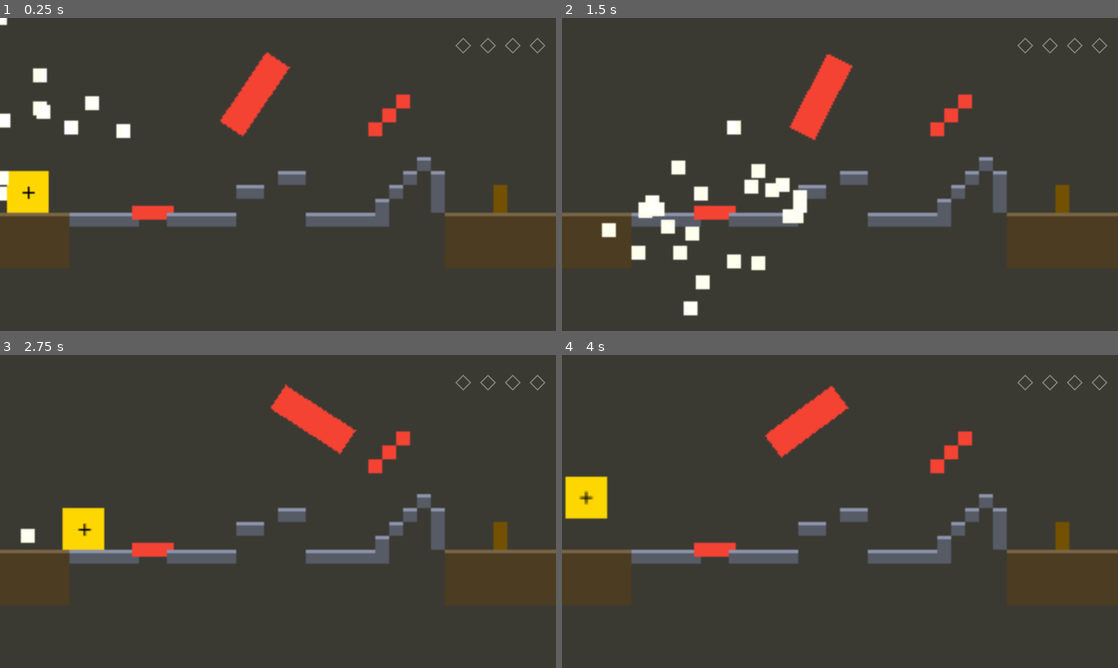
Above: before the commit, frames 1-4 (two rows, left to right).
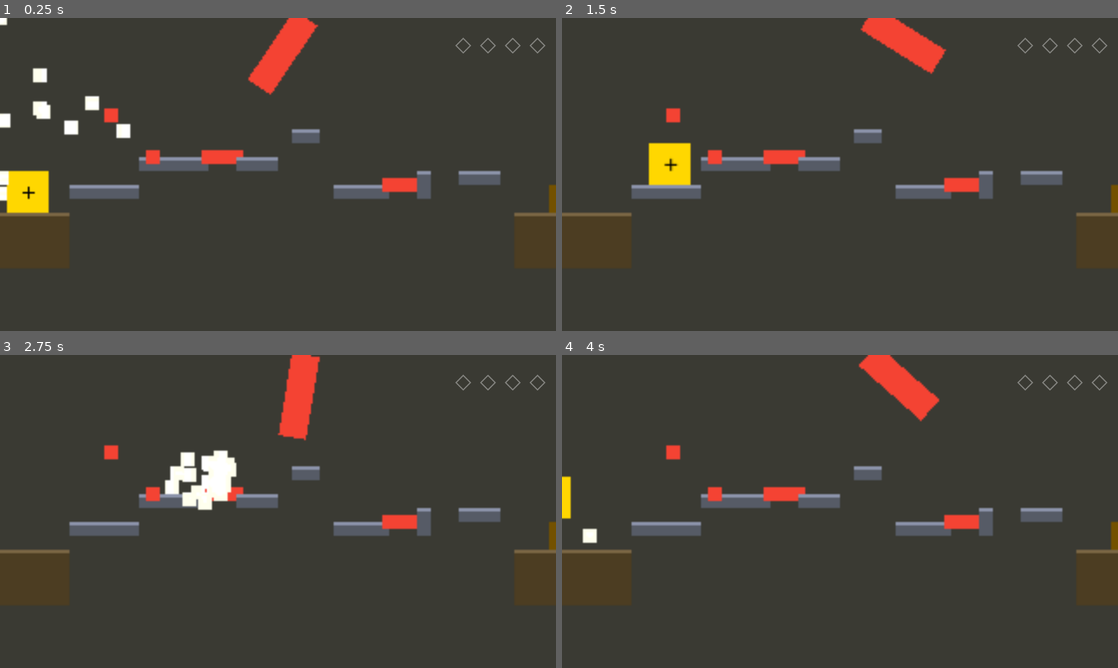
Above: after the commit, the same moments.

Repository: qing99half/momat20
Game: Godot game, scene res://src/MainGame.tscn
Same seed, same stepped clock (60 frames per second), same inputs: the game is played once before the commit and once after it. Sound files missing from this copy of the repository are replaced by a short silence.
Inputs (mouse positions are in pixels of both pictures, inside the frame that each line leads up to):
- Up to frame 1 (0.25 s): no input
- Up to frame 2 (1.5 s): tap Enter (ui_accept) at 0.5, 0.77 s; move the mouse to (962, 158) at 0.52 s; hold Right (ui_right) 0.53-1.25 s; tap Delete at 0.6 s; click (962, 158) at 0.67 s; drag from (728, 190) to (862, 93) at 1.27 s
- Up to frame 3 (2.75 s): move the mouse to (333, 442) at 2.02 s; hold Right (ui_right) from 2.03 s (still down); tap Space at 2.1 s
- Up to frame 4 (4 s): release Right (ui_right) at 2.75 s; drag from (812, 574) to (873, 417) at 2.77 s; move the mouse to (1006, 558) at 3.52 s; hold Left (ui_left) from 3.53 s (still down); tap Q at 3.6 s; tap Enter (ui_accept) at 3.77 s

The runs differ from the first frame. In frame 1, 9.5% of the frame differs, in the area x 12-100%, y 0-67%; in frame 2, 14%, in the area x 7-100%, y 0-96%; in frame 3, 12%; in frame 4, 12%.

Commit message:
酒瓶改发射器:本体固定发射口,周期向下发射弹体,加速下坠40px全程致死,3s后淡出消失,死亡自动清场;MainGame像素完美渲染(游戏层整数倍+黑边居中,消除非整数拉伸毛糙)

Diff:
--- a/levels/ch1_lv1.json
+++ b/levels/ch1_lv1.json
@@ -26,13 +26,13 @@
         "w": 5
       },
       "px": 40.0,
-      "py": 112.0
+      "py": 96.0
     },
     {
-      "id": "washboard",
+      "id": "bottle",
       "params": {},
-      "px": 88.0,
-      "py": 112.0
+      "px": 64.0,
+      "py": 56.0
     },
     {
       "id": "platform_h5",
@@ -40,8 +40,29 @@
         "h": 1,
         "w": 5
       },
-      "px": 96.0,
-      "py": 112.0
+      "px": 80.0,
+      "py": 80.0
+    },
+    {
+      "id": "bottle",
+      "params": {},
+      "px": 88.0,
+      "py": 80.0
+    },
+    {
+      "id": "washboard",
+      "params": {},
+      "px": 128.0,
+      "py": 80.0
+    },
+    {
+      "id": "platform_h3",
+      "params": {
+        "h": 1,
+        "w": 3
+      },
+      "px": 136.0,
+      "py": 80.0
     },
     {
       "id": "platform_h2",
@@ -49,32 +70,29 @@
         "h": 1,
         "w": 2
       },
-      "px": 136.0,
-      "py": 96.0
+      "px": 168.0,
+      "py": 64.0
     },
     {
       "id": "pendulum",
       "params": {},
-      "px": 160.0,
-      "py": 24.0
+      "px": 176.0,
+      "py": 0.0
     },
     {
-      "id": "platform_h2",
+      "id": "platform_h4",
       "params": {
         "h": 1,
-        "w": 2
+        "w": 4
       },
-      "px": 160.0,
-      "py": 88.0
+      "px": 192.0,
+      "py": 96.0
     },
     {
-      "id": "platform_h5",
-      "params": {
-        "h": 1,
-        "w": 5
-      },
-      "px": 176.0,
-      "py": 112.0
+      "id": "washboard",
+      "params": {},
+      "px": 232.0,
+      "py": 96.0
     },
     {
       "id": "platform_v2",
@@ -83,62 +101,16 @@
         "style": "platform",
         "w": 1
       },
-      "px": 216.0,
-      "py": 104.0
-    },
-    {
-      "id": "bottle",
-      "params": {},
-      "px": 216.0,
-      "py": 64.0
-    },
-    {
-      "id": "bottle",
-      "params": {},
-      "px": 224.0,
-      "py": 56.0
-    },
-    {
-      "id": "platform_h1",
-      "params": {
-        "h": 1,
-        "w": 1
-      },
-      "px": 224.0,
-      "py": 96.0
-    },
-    {
-      "id": "platform_h1",
-      "params": {
-        "h": 1,
-        "w": 1
-      },
-      "px": 232.0,
+      "px": 240.0,
       "py": 88.0
     },
     {
-      "id": "bottle",
-      "params": {},
-      "px": 232.0,
-      "py": 48.0
-    },
-    {
-      "id": "platform_h1",
+      "id": "platform_h3",
       "params": {
         "h": 1,
-        "w": 1
+        "w": 3
       },
-      "px": 240.0,
-      "py": 80.0
-    },
-    {
-      "id": "platform_v3",
-      "params": {
-        "h": 3,
-        "style": "platform",
-        "w": 1
-      },
-      "px": 248.0,
+      "px": 264.0,
       "py": 88.0
     },
     {
@@ -148,23 +120,13 @@
         "style": "ground",
         "w": 5
       },
-      "px": 256.0,
+      "px": 296.0,
       "py": 112.0
     },
     {
       "id": "lamp",
       "params": {},
-      "px": 288.0,
-      "py": 112.0
-    },
-    {
-      "id": "ground_h3",
-      "params": {
-        "h": 4,
-        "style": "ground",
-        "w": 3
-      },
-      "px": 296.0,
+      "px": 320.0,
       "py": 112.0
     }
   ]
--- a/src/MainGame.gd
+++ b/src/MainGame.gd
@@ -40,11 +40,14 @@
 
 
 # 游戏层恒以 320×180 渲染、整数倍放大(窗口1280×720→4倍,全屏1920×1080→6倍)。
-# SubViewportContainer.stretch 会把视口改成 容器尺寸/stretch_shrink,故 shrink=窗口/320。
+# 像素完美:游戏层尺寸=320×180×整数倍,窗口多出来的边留黑边居中——
+# 若铺满窗口,SubViewport 会被拉伸成非整数倍(如325×185),像素大小不一导致画面毛糙。
 func _fit_game_layer() -> void:
 	var ws := get_viewport_rect().size
-	$GameLayer.size = ws
-	$GameLayer.stretch_shrink = maxi(int(ws.x) / 320, 1)
+	var shrink := maxi(mini(int(ws.x) / 320, int(ws.y) / 180), 1)
+	$GameLayer.size = Vector2(320.0 * shrink, 180.0 * shrink)
+	$GameLayer.position = (ws - $GameLayer.size) / 2.0
+	$GameLayer.stretch_shrink = shrink
 
 
 # F3:开关碰撞箱可视化(验收陷阱判定/美术对齐用)
--- a/src/traps/MovingHazard.gd
+++ b/src/traps/MovingHazard.gd
@@ -1,30 +1,28 @@
 extends TrapBase
 # MovingHazard 位移轨迹陷阱:config.motion 选择运动模式。
 #   0=摆锤:鸡毛掸子,正弦旋转 ±amplitude 度,周期 period 秒(锚点顶部,config.anchor_top=true)
-#   1=坠落:酒瓶,待命 period 秒 → 阴影预警 warn_duration → 白闪2帧 → 坠落 fall_distance px
+#   1=酒瓶发射器:本体固定在发射口不动,周期性向下发射酒瓶弹体;
+#     弹体加速下坠 fall_distance px,全程致死,掉落 3s 后消失(BottleProjectile)。
 
-const FALL_SPEED := 400.0  # 坠落速度(px/s)
+const FALL_SPEED := 400.0      # 弹体坠落速度(px/s)
+const BOTTLE_LIFETIME := 3.0   # 弹体掉落后存活(秒),到期淡出消失
 
 var _t := 0.0
-var _origin := Vector2.ZERO
-var _falling := false           # 坠落模式:仅坠落途中致死
-var _fall_tween: Tween = null   # 坠落 Tween(死亡重置时 kill)
-var _loop_gen := -1             # 自由坠落循环已启动的代际标记(-1=未启动/节拍驱动)
 
 
 func _on_ready() -> void:
-	_origin = position
 	if config.motion == 0:
 		trap_activated.emit()  # 摆锤开始摆动
 	elif config.beat_sync:
-		_beat_mode_boot(_fall_loop)  # 酒瓶对拍坠落;无音乐时回退自由定时
+		_beat_mode_boot(_free_fire_loop)  # 有 Conductor 对拍击发;无音乐回退自由定时
 	else:
-		_fall_loop()
+		_free_fire_loop()
 
 
 func _dangerous() -> bool:
+	# 发射器本体不致死,致死的是弹体(BottleProjectile 自带判定)
 	if config.motion == 1:
-		return config.damage > 0 and _falling
+		return false
 	return super._dangerous()
 
 
@@ -42,62 +40,103 @@
 			if absf(diff) > Conductor.EPSILON * Conductor.SEC_PER_BEAT:
 				_t -= diff
 		rotation = sin(_t * TAU / config.period) * deg_to_rad(config.amplitude)
-	elif _falling:
-		_poll_hits()  # 坠落速度快,body_entered可能落在落地之后,运动期间轮询兜底
 
 
-func _fall_loop() -> void:
+# 无 Conductor 时的自由击发循环(与 _fall_loop 旧职责相同,但本体不动)
+func _free_fire_loop() -> void:
 	var gen := _gen
-	_loop_gen = gen  # 标记:本陷阱走自由定时(死亡重置后按此重排)
 	while is_inside_tree() and gen == _gen:
-		# 待命
-		_falling = false
 		await get_tree().create_timer(config.period).timeout
 		if gen != _gen:
-			return  # 代际作废:旧循环退出,新循环由 reset_trap 重排
+			return
 		await _run_fire_sequence()  # 自由定时:不做落拍等待
 
 
 # 击发序列·前半(任务3:基类排程调用,trap_activated 由基类在拍点上发射)
 func _fire_warn_flash() -> void:
 	var gen := _gen
-	# 第一层预警:阴影/摇晃(持续 warn_duration)
+	# 第一层预警:发射口明暗脉冲/摇晃(持续 warn_duration)
 	play_warning(config.warn_duration)
 	await get_tree().create_timer(config.warn_duration).timeout
 	if gen != _gen:
-		return  # 死亡重置:预警中止,位置/调制已由 reset_trap 复原
+		return
 	# 第二层:击发前白闪2帧
 	await flash_white()
 
 
-# 击发序列·后半:坠落激活窗口
+# 击发序列·后半:发射一枚酒瓶弹体(本体位置不动,编辑器看到的位置=游戏里的发射口)
 func _fire_activate() -> void:
-	var gen := _gen
-	# 坠落(加速下坠)
-	_falling = true
-	var fall_time := config.fall_distance / FALL_SPEED
-	_fall_tween = create_tween()
-	_fall_tween.tween_property(self, "position:y", _origin.y + config.fall_distance, fall_time) \
-		.set_trans(Tween.TRANS_QUAD).set_ease(Tween.EASE_IN)
-	if not await _await_tween(_fall_tween, gen):
-		return  # 死亡重置:坠落 Tween 已 kill,位置由 reset_trap 复原
-	# 落地后仍保持0.5s致死(碎玻璃茬),再回位(碎裂粒子任务4接)
-	await get_tree().create_timer(0.5).timeout
-	if gen != _gen:
+	if config.motion != 1:
 		return
-	_falling = false
-	position = _origin
+	var bottle := BottleProjectile.new()
+	bottle.setup(config)
+	add_child(bottle)  # 挂发射器下,随发射器一起被关卡管理;死亡时由 player_died 自清
+	bottle.launch(config.fall_distance, FALL_SPEED, BOTTLE_LIFETIME)
 
 
 func reset_trap() -> void:
-	var was_free := _loop_gen >= 0  # 先记驱动方式,super 会推进代际
 	super.reset_trap()
 	_t = 0.0        # 摆锤相位归零(回到起始角度)
 	rotation = 0.0
-	position = _origin
-	_falling = false
-	if _fall_tween and _fall_tween.is_valid():
-		_fall_tween.kill()
-	_fall_tween = null
-	if config.motion == 1 and was_free and is_inside_tree():
-		_fall_loop()  # 自由定时:旧循环已随代际退出,从待命相位重排
+	# 自由定时模式由基类代际推进自动作废旧循环;本陷阱死亡重排在 _beat_fire_enabled 分支已由基类处理
+	if config.motion == 1 and not _beat_fire_enabled and is_inside_tree():
+		_free_fire_loop()  # 自由定时:旧循环已随代际退出,从待命相位重排
+
+
+# ---- 酒瓶弹体 ----
+class BottleProjectile:
+	extends Area2D
+	# 发射器射出的酒瓶:加速下坠,全程致死(含落地静置期),存活 bottle_lifetime 秒后淡出消失。
+
+	var _config: TrapConfig
+	var _hit_cd := 0.0
+
+	func setup(cfg: TrapConfig) -> void:
+		_config = cfg
+		collision_layer = 2  # 约定:角色Layer=1,陷阱Layer=2
+		collision_mask = 1
+		var sprite := Sprite2D.new()
+		sprite.texture = cfg.texture
+		add_child(sprite)
+		var shape := CollisionShape2D.new()
+		var rect := RectangleShape2D.new()
+		# 与 TrapBase 同一硬约束:致死判定体四边各内缩2px(擦尖不死)
+		rect.size = Vector2(maxf(cfg.hitbox_size.x - 4.0, 2.0), maxf(cfg.hitbox_size.y - 4.0, 2.0))
+		shape.shape = rect
+		add_child(shape)
+		body_entered.connect(_on_body_entered)
+		EventBus.player_died.connect(_on_player_died)
+
+	func launch(fall_px: float, speed: float, lifetime: float) -> void:
+		# 加速下坠(重力感)
+		var tween := create_tween()
+		tween.tween_property(self, "position:y", position.y + fall_px, fall_px / speed) \
+			.set_trans(Tween.TRANS_QUAD).set_ease(Tween.EASE_IN)
+		# 存活倒计时 → 淡出消失
+		var life := get_tree().create_timer(lifetime)
+		life.timeout.connect(_fade_out)
+
+	func _physics_process(delta: float) -> void:
+		_hit_cd = maxf(_hit_cd - delta, 0.0)
+		# 高速下坠可能一帧穿过 body_entered,运动期间轮询兜底(与 TrapBase 同一策略)
+		if _hit_cd <= 0.0:
+			for body in get_overlapping_bodies():
+				if body is CharacterBody2D:
+					_on_body_entered(body)
+
+	func _on_body_entered(body: Node2D) -> void:
+		if _hit_cd > 0.0 or not (body is CharacterBody2D):
+			return
+		_hit_cd = 0.5
+		if body.has_method("receive_hazard"):
+			body.receive_hazard(_config.knockback, _config.source_id)
+		else:
+			EventBus.player_died.emit()
+
+	func _fade_out() -> void:
+		var tween := create_tween()
+		tween.tween_property(self, "modulate:a", 0.0, 0.3)
+		tween.tween_callback(queue_free)
+
+	func _on_player_died() -> void:
+		queue_free()  # 死亡重生:清空场景内所有飞行/静置弹体
--- a/tools/test_bottle_fall.gd
+++ b/tools/test_bottle_fall.gd
@@ -1,21 +1,52 @@
 extends SceneTree
-# 酒瓶坠落验证(无 Conductor 自由定时回退):6秒内酒瓶应离开原点下落。
+# 酒瓶发射器验证(无 Conductor 自由定时):发射口本体不动;弹体下坠 fall_distance 后 3s 消失。
 # 用法: godot --headless --path <项目根> --script tools/test_bottle_fall.gd
 
 
 func _initialize() -> void:
-	var b := (load("res://src/traps/scenes/trap_bottle.tscn") as PackedScene).instantiate()
-	root.add_child(b)
-	_run(b)
+	var emitter := (load("res://src/traps/scenes/trap_bottle.tscn") as PackedScene).instantiate()
+	root.add_child(emitter)
+	_run(emitter)
 
 
-func _run(b: Node2D) -> void:
-	var y0 := b.position.y
-	var fell := false
-	for i in range(360):  # 6秒:待命2s → 预警0.8s → 坠落
+func _run(emitter: Node2D) -> void:
+	var failures: Array[String] = []
+	var bottle: Node2D = null
+	# 等发射(最多10秒;无头模式计时与帧率不同步,多留余量)
+	for i in range(600):
 		await process_frame
-		if b.position.y > y0 + 1.0:
-			fell = true
-	print("[酒瓶] 6秒内发生坠落=%s" % fell)
-	print("[酒瓶] %s" % ("PASS" if fell else "FAIL"))
-	quit(0 if fell else 1)
+		for c in emitter.get_children():
+			if c is Area2D:
+				bottle = c
+				break
+		if bottle:
+			break
+	if bottle == null:
+		failures.append("10秒内未发射弹体")
+	else:
+		var y0 := bottle.position.y
+		var fell := 0.0
+		for i in range(120):  # 2秒观察下坠
+			await process_frame
+			if is_instance_valid(bottle):
+				fell = maxf(fell, bottle.position.y - y0)
+		if fell < 30.0:
+			failures.append("弹体下坠不足: %.1fpx(期望40)" % fell)
+		# 等消失(3s存活+0.3s淡出,无头留足余量)
+		var gone := false
+		for i in range(600):
+			await process_frame
+			if not is_instance_valid(bottle):
+				gone = true
+				break
+		if not gone:
+			failures.append("弹体10秒内未消失")
+	if emitter.position != Vector2.ZERO:
+		failures.append("发射器本体移动了: %s" % emitter.position)
+
+	if failures.is_empty():
+		print("[酒瓶发射器] PASS(发射/下坠40px/3s消失/本体不动)")
+	else:
+		for x in failures:
+			print("[酒瓶发射器] FAIL: " + x)
+	quit(0 if failures.is_empty() else 1)
